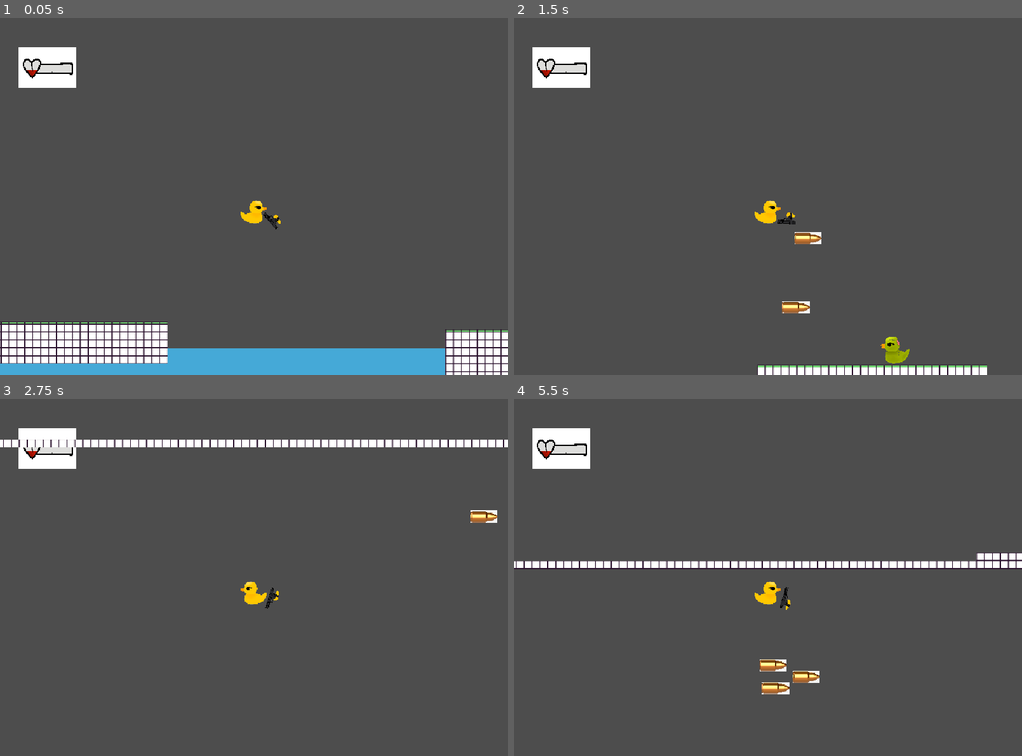
Above: before the commit, frames 1-4 (two rows, left to right).
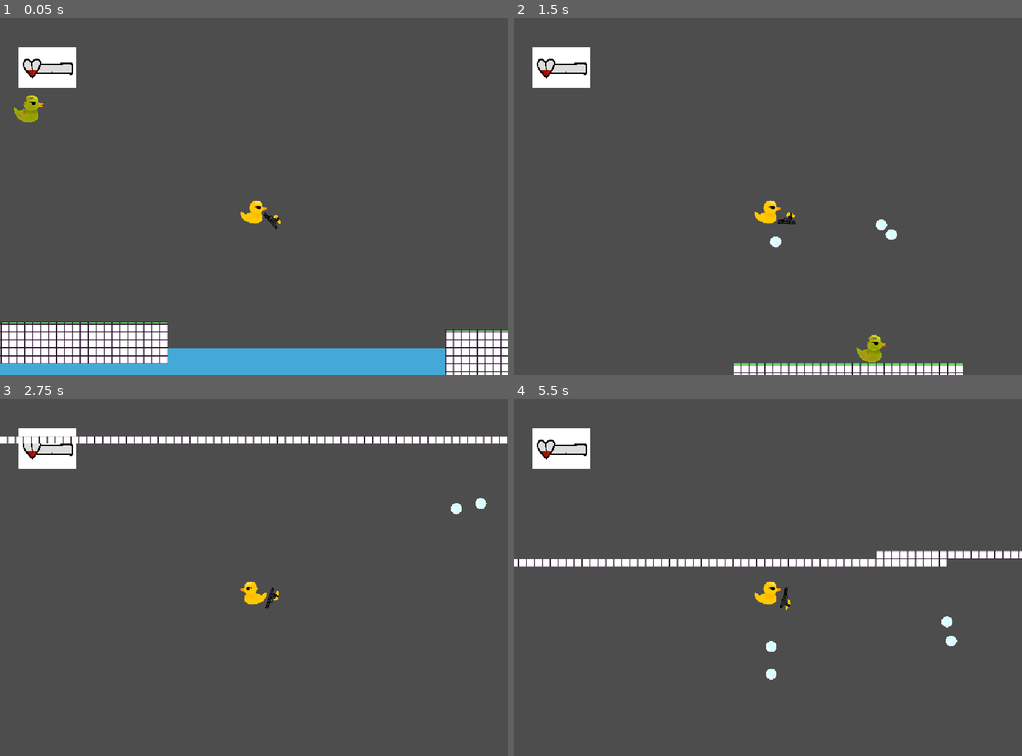
Above: after the commit, the same moments.

Repository: ethanshu2012-tech/Haven
Game: Godot game, scene res://MainScene.tscn
Two runs of this game, one before a commit and one after it. Both use one fixed random seed, a clock stepped at 60 frames per second and the inputs below.
Inputs (mouse positions are in pixels of both pictures, inside the frame that each line leads up to):
- Up to frame 1 (0.05 s): no input
- Up to frame 2 (1.5 s): move the mouse to (879, 178) at 0.52 s; hold D (right) from 0.53 s (still down); tap W (up) at 0.6, 0.77, 1.07, 1.35 s; click (879, 178) at 0.67 s; move the mouse to (666, 214) at 1.27 s; click (666, 214) at 1.42 s
- Up to frame 3 (2.75 s): tap W (up) at 1.52, 1.82, 2.1 s; move the mouse to (304, 498) at 2.02 s; release D (right) at 2.03 s; hold A (left) from 2.03 s (still down); click (304, 498) at 2.17 s
- Up to frame 4 (5.5 s): move the mouse to (742, 648) at 2.77 s; release A (left) at 2.78 s; hold D (right) 2.78-4.28 s; tap W (up) at 2.85, 3.02, 3.32, 3.6, 3.77, 4.07, 4.35, 4.52, 4.82, 5.1 s; click (742, 648) at 2.92 s; move the mouse to (920, 631) at 3.52 s; click (920, 631) at 3.67 s; move the mouse to (615, 523) at 4.27 s; hold A (left) 4.28-5.03 s; click (615, 523) at 4.42 s; move the mouse to (793, 577) at 5.02 s; hold D (right) from 5.03 s (still down); click (793, 577) at 5.17 s

The runs differ from the first frame. In frame 1, 0.2% of the frame differs, in the area x 2-9%, y 21-30%; in frame 2, 1.9%; in frame 3, 2.5%; in frame 4, 3.5%, in the area x 0-100%, y 42-83%.

Commit message:
Haven V6 Pre-release-1

Diff:
--- a/Haven infdev 6?/Enemy.tscn
+++ b/Haven infdev 6?/Enemy.tscn
@@ -1,22 +1,11 @@
 [gd_scene format=3 uid="uid://ch7t26mm7fmbg"]
 
 [ext_resource type="Script" uid="uid://dkor6myddnwa5" path="res://enemy.gd" id="1_2hac7"]
-[ext_resource type="Texture2D" uid="uid://dj0pl64vw4yon" path="res://Duck Sprites/Duck Sprites/l--zombie-duck.png" id="1_s7bn3"]
 [ext_resource type="Texture2D" uid="uid://bfbxperxtajy6" path="res://Duck Sprites/Duck Sprites/r--zombie-duck.png" id="2_2hac7"]
-
-[sub_resource type="RectangleShape2D" id="RectangleShape2D_hp6x6"]
-size = Vector2(2533.3335, 2266.6667)
+[ext_resource type="Texture2D" uid="uid://c6dmguucrfeni" path="res://R-zduck-injured.png" id="3_2hac7"]
 
 [sub_resource type="SpriteFrames" id="SpriteFrames_jsssl"]
 animations = [{
-"frames": [{
-"duration": 1.0,
-"texture": ExtResource("1_s7bn3")
-}],
-"loop": 1,
-"name": &"Left",
-"speed": 5.0
-}, {
 "frames": [{
 "duration": 1.0,
 "texture": ExtResource("2_2hac7")
@@ -24,19 +13,39 @@
 "loop": 1,
 "name": &"Right",
 "speed": 5.0
+}, {
+"frames": [{
+"duration": 1.0,
+"texture": ExtResource("3_2hac7")
+}],
+"loop": 1,
+"name": &"rightinjure",
+"speed": 5.0
 }]
+
+[sub_resource type="RectangleShape2D" id="RectangleShape2D_hp6x6"]
+size = Vector2(2488.8892, 2222.2222)
 
 [node name="CharacterBody2D" type="CharacterBody2D" unique_id=631894751]
 scale = Vector2(0.15, 0.15)
 safe_margin = 0.001
 script = ExtResource("1_2hac7")
 
-[node name="Hurtbox" type="CollisionShape2D" parent="." unique_id=1692024611]
-position = Vector2(9.999987, -16.66666)
+[node name="AnimatedSprite2D" type="AnimatedSprite2D" parent="." unique_id=1123784902]
+scale = Vector2(0.2, 0.2)
+sprite_frames = SubResource("SpriteFrames_jsssl")
+animation = &"rightinjure"
+
+[node name="Area2D" type="Area2D" parent="." unique_id=1756734140]
+
+[node name="Hurtbox" type="CollisionShape2D" parent="Area2D" unique_id=1692024611]
+position = Vector2(6.6666703, -26.666662)
 scale = Vector2(0.15, 0.15)
 shape = SubResource("RectangleShape2D_hp6x6")
 
-[node name="AnimatedSprite2D" type="AnimatedSprite2D" parent="." unique_id=1123784902]
-scale = Vector2(0.2, 0.2)
-sprite_frames = SubResource("SpriteFrames_jsssl")
-animation = &"Left"
+[node name="Hurtbox2" type="CollisionShape2D" parent="." unique_id=1458701038]
+position = Vector2(6.6666703, -26.666662)
+scale = Vector2(0.15, 0.15)
+shape = SubResource("RectangleShape2D_hp6x6")
+
+[connection signal="body_entered" from="Area2D" to="." method="_on_area_2d_body_entered"]
--- a/Haven infdev 6?/GlobalData.gd
+++ b/Haven infdev 6?/GlobalData.gd
@@ -2,6 +2,7 @@
 
 @onready var world = self
 @onready var player = %"../Node2D/Player"
+var cloned = false
 # Called when the node enters the scene tree for the first time.
 func _ready() -> void:
 	pass # Replace with function body.
--- a/Haven infdev 6?/Gun.tscn
+++ b/Haven infdev 6?/Gun.tscn
@@ -26,7 +26,8 @@
 position = Vector2(0, 1)
 
 [node name="AnimatedSprite2D" type="AnimatedSprite2D" parent="." unique_id=1245439649]
-scale = Vector2(0.05, 0.05)
+position = Vector2(4.8828126e-05, -1.5000031)
+scale = Vector2(0.04999999, 0.048499998)
 sprite_frames = SubResource("SpriteFrames_jsssl")
 animation = &"Right"
 offset = Vector2(5000, 0)
--- a/Haven infdev 6?/MainScene.tscn
+++ b/Haven infdev 6?/MainScene.tscn
@@ -300,18 +300,3 @@
 [node name="CharacterBody2D" parent="." unique_id=631894751 instance=ExtResource("5_rf2cd")]
 show_behind_parent = true
 position = Vector2(1336, 328)
-
-[node name="CharacterBody2D2" parent="." unique_id=2051270567 instance=ExtResource("5_rf2cd")]
-position = Vector2(-1032, 314)
-
-[node name="CharacterBody2D3" parent="." unique_id=2045657141 instance=ExtResource("5_rf2cd")]
-position = Vector2(-836, 317)
-
-[node name="CharacterBody2D4" parent="." unique_id=337376658 instance=ExtResource("5_rf2cd")]
-position = Vector2(-335, 334)
-
-[node name="CharacterBody2D5" parent="." unique_id=613833827 instance=ExtResource("5_rf2cd")]
-position = Vector2(1678, 317)
-
-[node name="CharacterBody2D6" parent="." unique_id=782928785 instance=ExtResource("5_rf2cd")]
-position = Vector2(1974, 348)
--- a/Haven infdev 6?/bullet(withplaceholder).tscn
+++ b/Haven infdev 6?/bullet(withplaceholder).tscn
@@ -1,19 +1,18 @@
 [gd_scene format=3 uid="uid://l46chkidm46i"]
 
 [ext_resource type="Script" uid="uid://c5benraofwxk" path="res://bullet.gd" id="1_bqbj0"]
-[ext_resource type="Texture2D" uid="uid://c7tf0ggc775nd" path="res://Screenshot 2026-11-14 155220.png" id="1_exsbh"]
+[ext_resource type="Texture2D" uid="uid://bshg2tiw6mw7k" path="res://bubble.png" id="2_bqbj0"]
 
-[sub_resource type="RectangleShape2D" id="RectangleShape2D_f0aj8"]
-size = Vector2(54, 24)
+[sub_resource type="CircleShape2D" id="CircleShape2D_pm7j3"]
 
 [node name="CharacterBody2D" type="CharacterBody2D" unique_id=628285977]
 script = ExtResource("1_bqbj0")
 
 [node name="CollisionShape2D" type="CollisionShape2D" parent="." unique_id=404011487]
-position = Vector2(-1, 1)
-shape = SubResource("RectangleShape2D_f0aj8")
+position = Vector2(0, -0.25)
+shape = SubResource("CircleShape2D_pm7j3")
 
 [node name="Sprite2D" type="Sprite2D" parent="." unique_id=26805023]
-position = Vector2(-1, 1.0000076)
-scale = Vector2(0.04264019, 0.11443664)
-texture = ExtResource("1_exsbh")
+position = Vector2(-1, 0)
+scale = Vector2(0.011160049, 0.011000001)
+texture = ExtResource("2_bqbj0")
--- a/Haven infdev 6?/bullet.gd
+++ b/Haven infdev 6?/bullet.gd
@@ -1,11 +1,13 @@
 extends CharacterBody2D
-
+var bounces = 5
 @export var speed: float = 800.0
 @export var damage: int = 20
 @export var lifetime: float = 3.0
 var targetposition
+@export var Theenemy = CharacterBody2D
 var JUMP_VELOCITY: int = 800
 func _ready() -> void:
+	add_to_group("Bullet")
 	pass
 
 
@@ -18,15 +20,7 @@
 		velocity.y = JUMP_VELOCITY
 	var collision = move_and_collide(delta * speed * targetposition)
 	if collision:
+		bounces = bounces - 1
 		targetposition = targetposition.bounce(collision.get_normal())
-
-
-func _on_body_entered(body: Node) -> void:
-
-
-	# Deal damage if the hit object (like your Enemy) has a take_damage function
-	if body.has_method("take_damage"):
-		body.take_damage(damage)
-
-	# Destroy bullet on impact
-	queue_free()
+		if bounces == 0:
+			queue_free()
--- a/Haven infdev 6?/enemy.gd
+++ b/Haven infdev 6?/enemy.gd
@@ -7,7 +7,7 @@
 @export var jump_velocity: float = -150.0
 @export var jump_on_rush: bool = true
 @export var jump_over_walls: bool = true
-
+@onready var meanimation = $AnimatedSprite2D
 # Distances & Timing
 @export var trigger_range: float = 110.0
 @export var hit_range: float = 45.0
@@ -15,7 +15,7 @@
 @export var rush_time: float = 0.35
 @export var cooldown_time: float = 0.8
 @export var attack_damage: int = 10
-
+var hp = 2
 @export var sprite: Node2D
 
 enum State { CHASE, RETREAT, RUSH, COOLDOWN }
@@ -26,6 +26,27 @@
 var state_timer: float = 0.0
 var rush_direction: float = 1.0
 var has_dealt_damage: bool = false
+
+const ENEMY = preload("res://Enemy.tscn")
+func _ready() -> void:
+	add_to_group("Enemy")
+
+	if not GlobalData.cloned:
+		GlobalData.cloned = true
+		var new = ENEMY.instantiate()
+		GlobalData.world.add_child(new)
+		print("aa")
+		new = ENEMY.instantiate()
+		GlobalData.world.add_child(new)
+		print("aa")
+		new = ENEMY.instantiate()
+		GlobalData.world.add_child(new)
+		print("aa")
+		new = ENEMY.instantiate()
+		GlobalData.world.add_child(new)
+		print("aa")
+
+
 
 func _physics_process(delta: float) -> void:
 
@@ -97,6 +118,26 @@
 
 	move_and_slide()
 
+func takedamage() -> void:
+	hp = hp - 1
+	meanimation.play("rightinjure")
+	if hp == 0:
+		queue_free()
+
+
+
+
+
+
 func face_direction(dir: float) -> void:
 	if sprite != null and dir != 0:
 		sprite.flip_h = dir < 0
+
+
+
+func _on_area_2d_body_entered(body: Node2D) -> void:
+	if body.is_in_group("Bullet"):
+		takedamage()
+		print("took")
+		queue_free()
+		body.queue_free()
--- a/Haven infdev 6?/gun.gd
+++ b/Haven infdev 6?/gun.gd
@@ -16,9 +16,8 @@
 	#else:
 	#	look_at(-1#(flipped)*get_global_mouse_position())
 	look_at(get_global_mouse_position())
-	pass
 func shoot() -> void:
 	var new_bullet = BULLET.instantiate()
 	new_bullet.position = marker2d.global_position
-	new_bullet.targetposition = (get_global_mouse_position() - marker2d.global_position).normalized()
+	new_bullet.targetposition = (get_global_mouse_position()- marker2d.global_position).normalized()
 	GlobalData.world.add_child(new_bullet)
--- a/Haven infdev 6?/player.gd
+++ b/Haven infdev 6?/player.gd
@@ -6,7 +6,8 @@
 @onready var _animated_sprite = $AnimatedSprite2D
 @onready var _animated_gun = $AnimatedSprite2D2
 @onready var sprite = $Sprite # Reference to the Sprite node
-
+func _ready() -> void:
+	add_to_group("Player")
 func _process(_delta):
 	if Input.is_action_pressed("right"):
 		_animated_sprite.play("Right")
Binary file added: Haven infdev 6?/R-zduck-injured.png
Not shown, added: Haven infdev 6?/R-zduck-injured.png.import
Binary file added: Haven infdev 6?/bubble (1).webp
Not shown, added: Haven infdev 6?/bubble (1).webp.import
Binary file added: Haven infdev 6?/bubble.png
Not shown, added: Haven infdev 6?/bubble.png.import
Binary file added: Haven infdev 6?/bubble.webp
Not shown, added: Haven infdev 6?/bubble.webp.import
